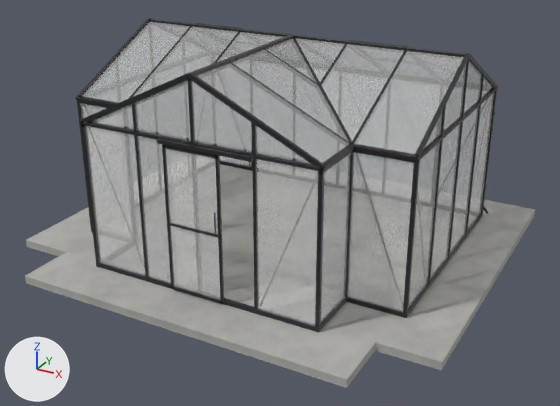
Two versions of the glTF model models/scandiglas/sg-t178.glb, one commit apart.
Before and after are seen from a 50 mm lens placed at (4.68, -5.91, 4.71), pointed at (0.16, 2.3, 0.6). Arrows for +X, +Y and +Z are at lower left; the lights stay in place. The first picture is the older version. Vertices at exactly the same position are counted once.

In view in the first picture: 'scandiglas-t178'.
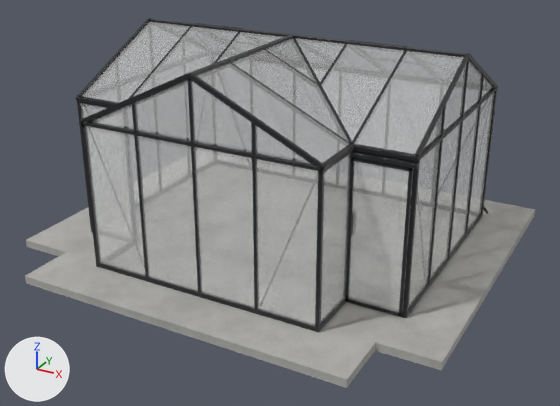
Patch to the scene script:
```diff
--- a/models/scandiglas/sg-t178.glb.py
+++ b/models/scandiglas/sg-t178.glb.py
@@ me_scandiglas @@
 # used by ob_scandiglas_t178; location = (0.0, 0.0, 0.0)
-me_scandiglas.from_pydata(...)  # 4368 vertices, 8059 faces; spans x -2.93..2.93, y 0.0..5.12, z -0.1..2.69
+me_scandiglas.from_pydata(...)  # 4320 vertices, 7970 faces; spans x -2.93..2.93, y 0.0..5.12, z -0.1..2.69
+# me_scandiglas part 1: the loose piece of 24 vertices spanning x 0.02..0.76, y 0.62..0.66, z 1.85..1.89 is scaled about its middle by (-1.04, 1.53, -1.27), then moved by (1.54, 0.69, -0.02)
+# me_scandiglas part 2: the loose piece of 24 vertices spanning x -0.38..0.36, y 0.58..0.61, z 0.87..0.9 is scaled about its middle by (-0.94, 1.58, -1.36), then moved by (1.93, 0.78, 0.94)
+# me_scandiglas part 3: the loose piece of 24 vertices spanning x 1.57..2.26, y 1.37..1.38, z 0.06..1.89 is scaled about its middle by (0.904, 1, 0.936), then moved by (0.0, -0.04, -0.05)
+# me_scandiglas part 4: the loose piece of 24 vertices spanning x -0.35..0.32, y 0.6, z 0.06..1.82 is scaled about its middle by (1.11, 1, 1.04), then moved by (0.4, 0.04, 0.03)
+# me_scandiglas part 5: the loose piece of 24 vertices spanning x 1.57..2.26, y 1.4..1.41, z 0.08..1.87 is rebuilt with 70 vertices and now spans x 1.57..2.26, y 1.32..1.35, z 0.03..1.81
+# me_scandiglas part 6: the loose piece of 70 vertices spanning x -0.38..0.36, y 0.58..0.61, z 0.03..1.85 is deleted
+# me_scandiglas part 7: the loose piece of 24 vertices spanning x -0.43..0.78, y 0.57..0.63, z 1.86..1.91 is deleted
+# other edits to the shape of me_scandiglas do not show in these pictures
 me_scandiglas.materials.append(mat_concrete)
```

Pixel boxes [x1, y1, x2, y2] of what changed, in the pictures (560 x 406 px; the box of a moved part takes in the faces that stretch with it):
part 1 of me_scandiglas, moved or reshaped (not visible before)
    after: [349, 151, 419, 169]
part 2 of me_scandiglas, moved or reshaped (not visible afterwards)
    before: [169, 223, 218, 237]
part 3 of me_scandiglas, moved or reshaped
    before: [348, 152, 414, 312]
    after: [349, 161, 409, 312]
part 4 of me_scandiglas, moved or reshaped
    before: [165, 148, 220, 299]
    after: [195, 147, 255, 308]
part 5 of me_scandiglas, rebuilt (not visible before)
    after: [345, 157, 413, 316]
part 6 of me_scandiglas, deleted
    before: [162, 144, 224, 304]
part 7 of me_scandiglas, deleted
    before: [157, 138, 254, 162]
